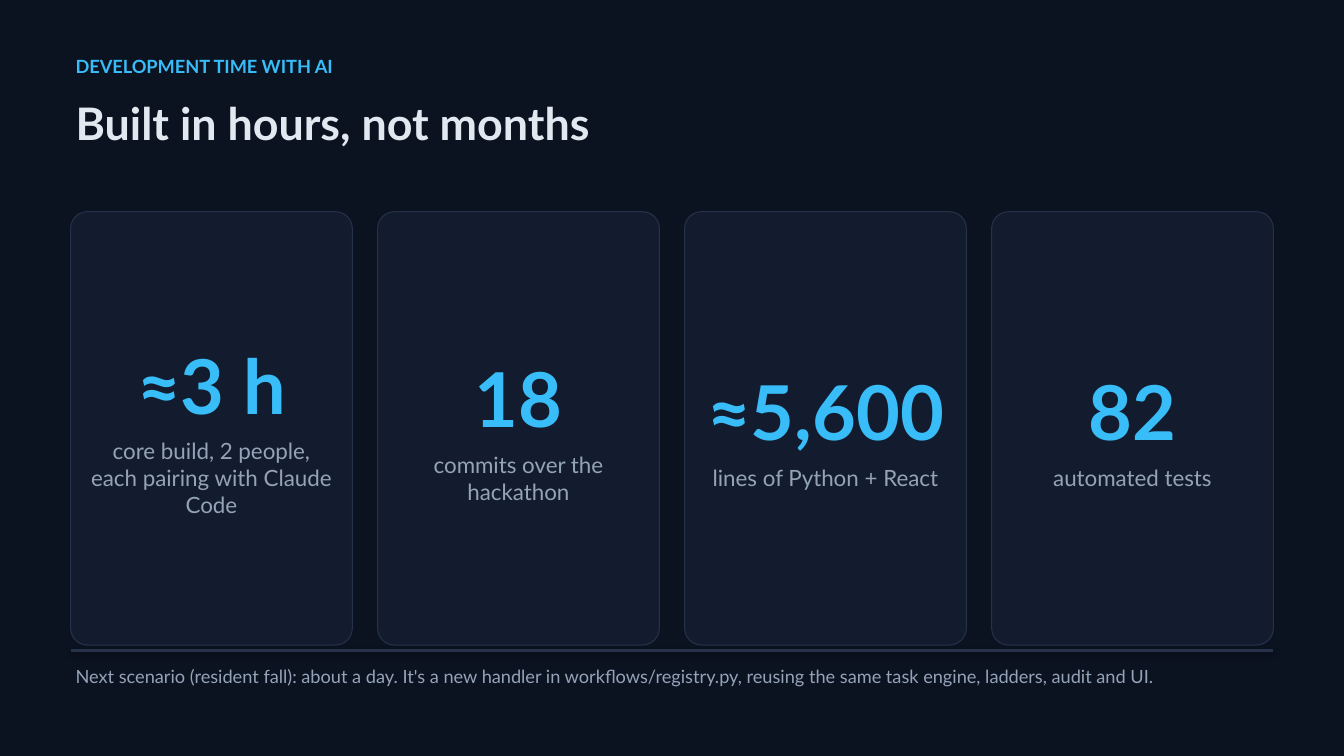
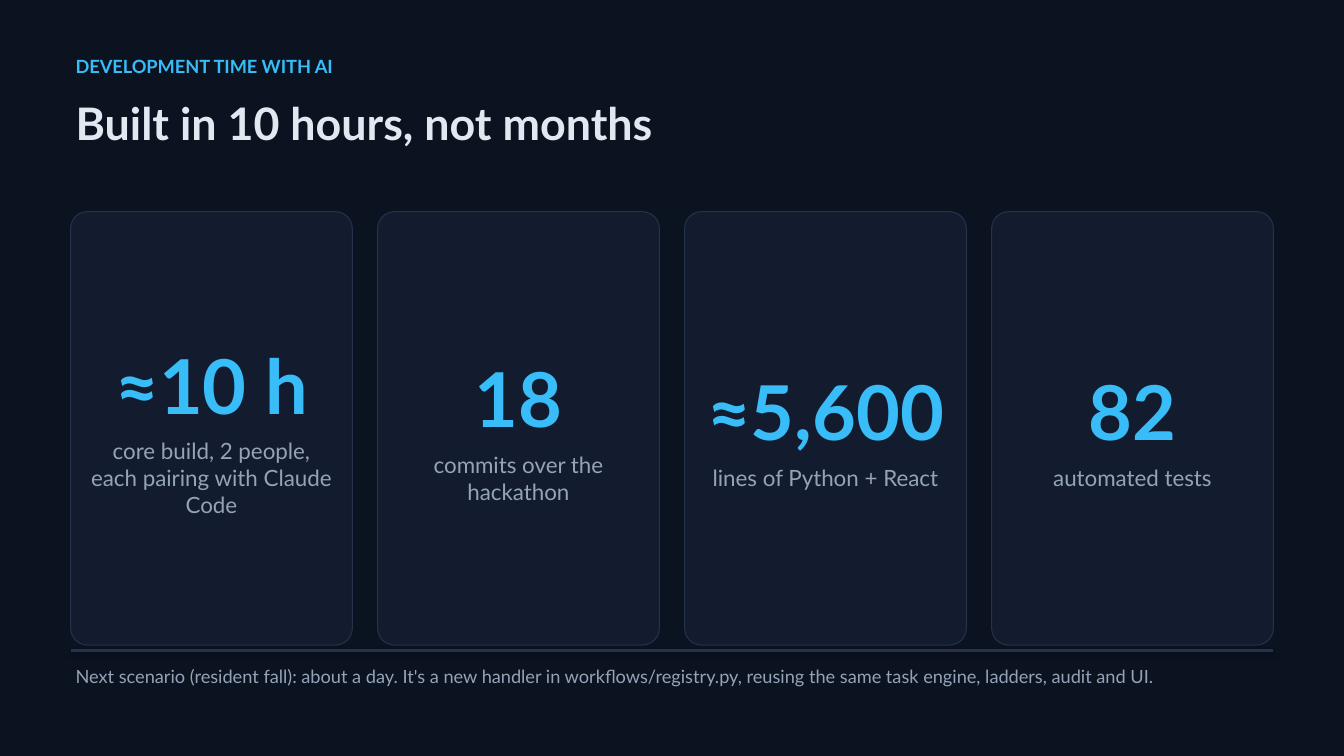
Before and after one commit to Dolphincare-ai/hackation-demo, a slide deck: slide 8 of presentation/deck.pptx (slide 9 before the commit). Drawn at 1344x756 pixels with LibreOffice and Linux fonts; fonts in the diff are those of the drawing. Boxes give left, top, right and bottom in pixels: in the first picture for what was removed or moved away, otherwise in the second. Text is boxed around its words. In the diff, an @@ line names an element or a change of style, - is before the commit and + after.

Commit message:
presentation updates

```diff
--- a/presentation/deck.pptx
+++ b/presentation/deck.pptx
@@ text at (76,106,653,146): text changed @@
-Built in hours, not months
+Built in 10 hours, not months
@@ text in rounded rectangle at (115,358,308,415): text changed @@
-≈3 h
+≈10 h
```
Also in this commit, not shown: 1 slide removed, 2 other files.
